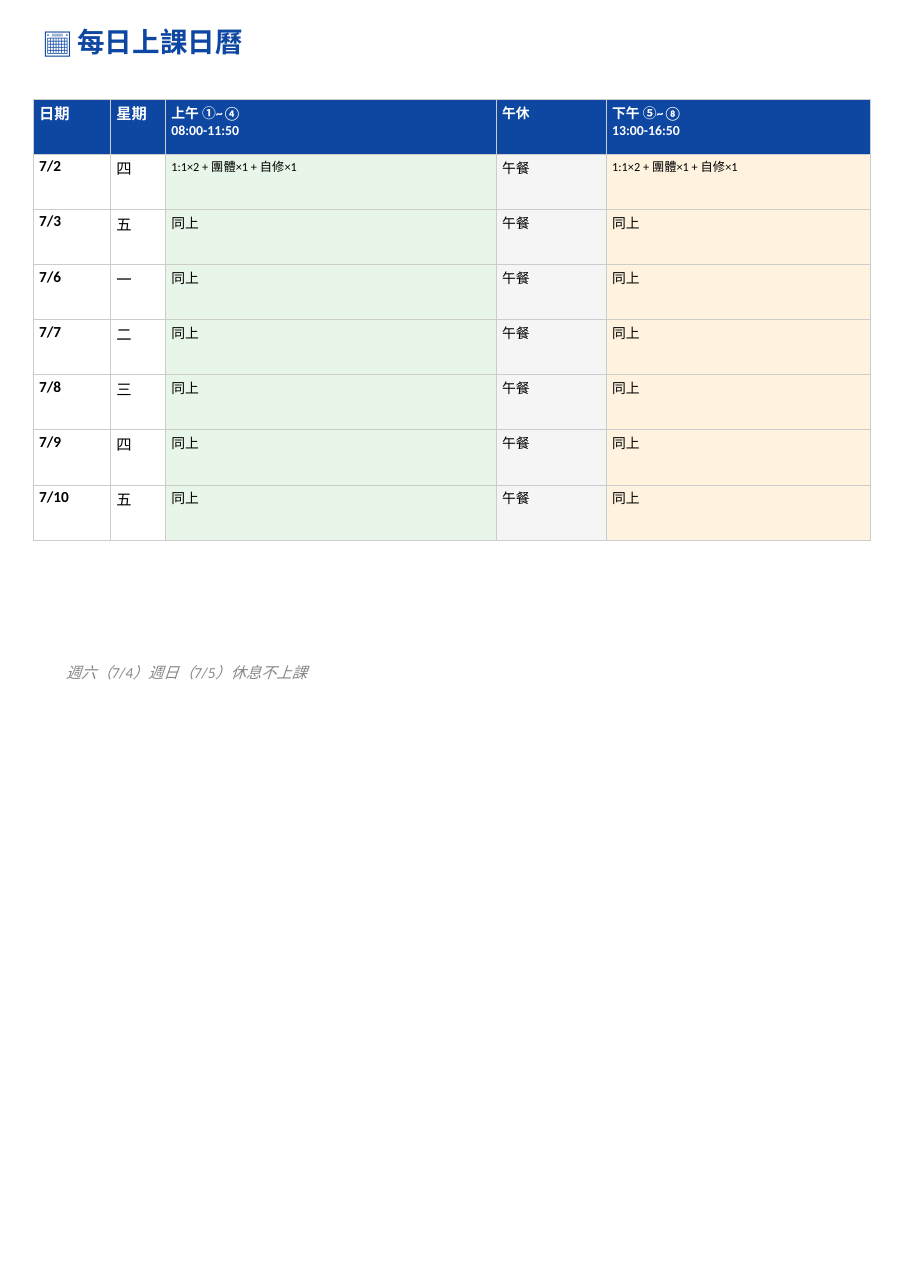
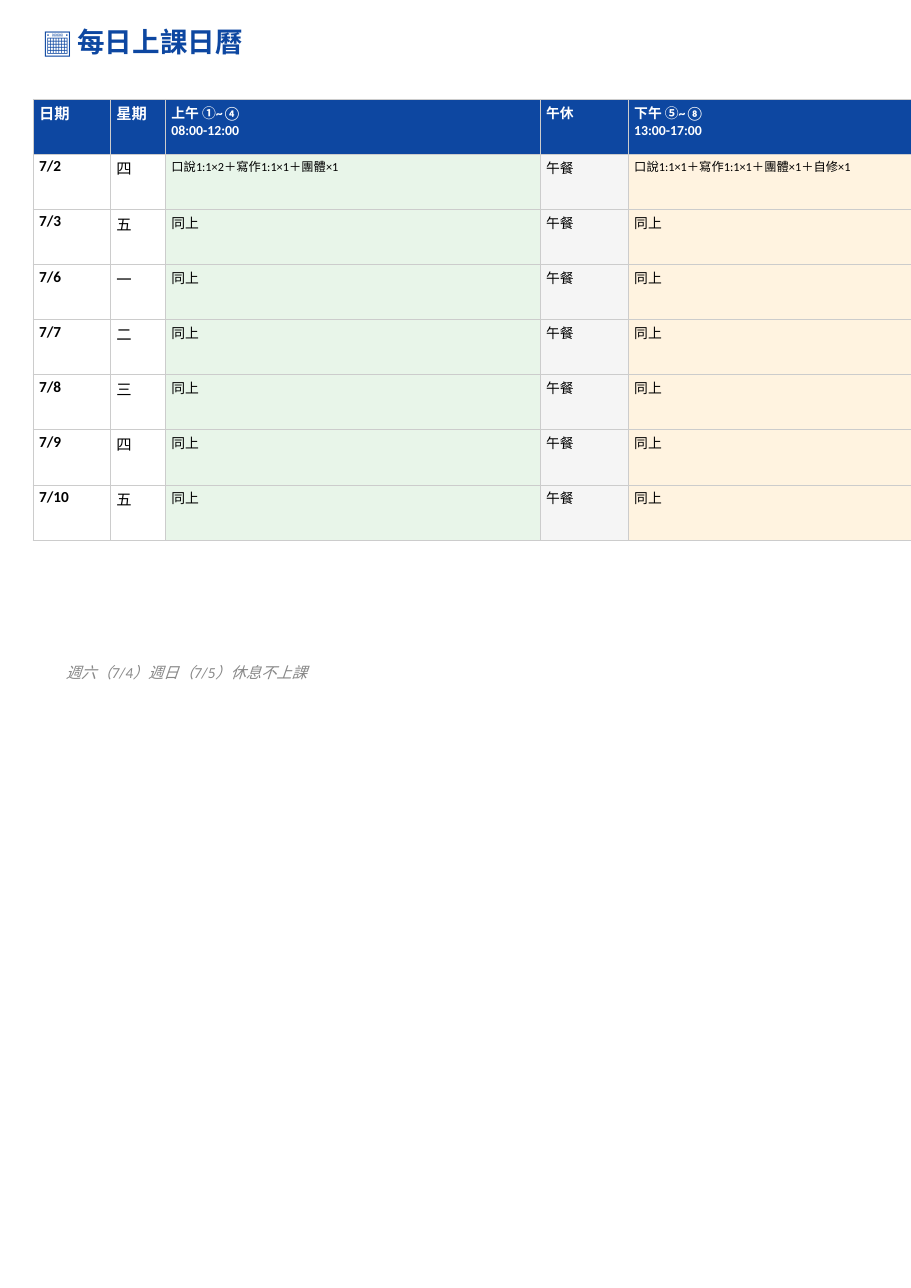
Before and after one commit to prettyfanny123/cebu0627, a slide deck: slide 4 of 2026cebu-briefing/學員總課表.pptx. Drawn at 911x1288 pixels with LibreOffice and Linux fonts; fonts in the diff are those of the drawing. Boxes give left, top, right and bottom in pixels: in the first picture for what was removed or moved away, otherwise in the second. Text is boxed around its words. In the diff, an @@ line names an element or a change of style, - is before the commit and + after.

Commit message:
feat: 學員總課表－口說+寫作1:1各2堂，最少9師

```diff
--- a/2026cebu-briefing/學員總課表.pptx
+++ b/2026cebu-briefing/學員總課表.pptx
@@ table at box(33, 99, 911, 510) @@
-row 1, column 3: 上午 ①~④ / 08:00-11:50
+row 1, column 3: 上午 ①~④ / 08:00-12:00
-row 1, column 5: 下午 ⑤~⑧ / 13:00-16:50
+row 1, column 5: 下午 ⑤~⑧ / 13:00-17:00
-row 2, column 3: 1:1×2 + 團體×1 + 自修×1
+row 2, column 3: 口說1:1×2＋寫作1:1×1＋團體×1
-row 2, column 5: 1:1×2 + 團體×1 + 自修×1
+row 2, column 5: 口說1:1×1＋寫作1:1×1＋團體×1＋自修×1
@@ table: place and size @@
-table at box(33, 99, 870, 510)
+table at box(33, 99, 911, 510)
```
Also in this commit, not shown: 3 other slides changed.
